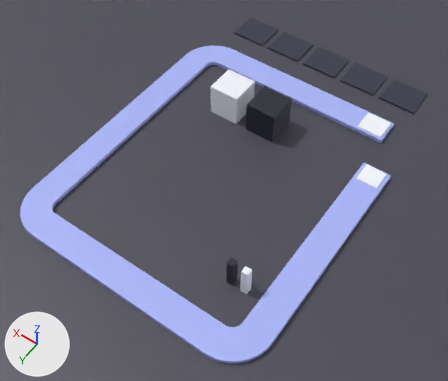
The Blender file source_files/scene.blend as it was, and as the next commit left it.
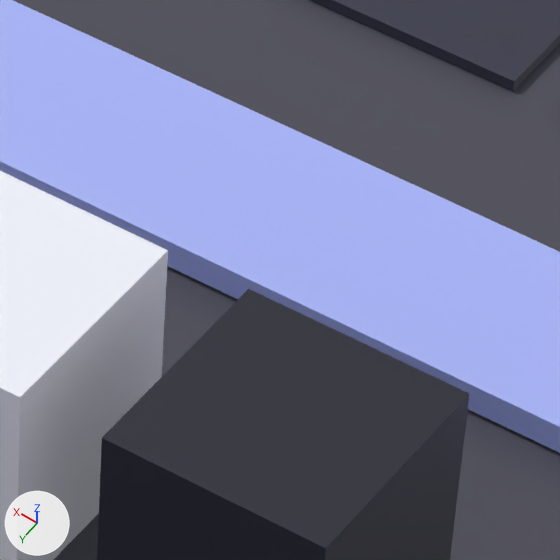
There are two pictures of each version: one whole from a camera (50 mm lens) standing at (-10.12, 17.65, 21.03) and looking at (-0.34, 3.96, -0.48), one close up on the part from 52% to 68% of the width and 13% to 31% of the height. Lighting does not change. The marker at lower left points along +X, +Y and +Z. The last two pictures show the newer version.

Objects in the first close-up: 'Ground_Plane', 'Pig_Dark_Pig_0_0_Body', 'Pig_Light_Pig_0_0_Body', 'Rail_Main', 'Slot_3'.
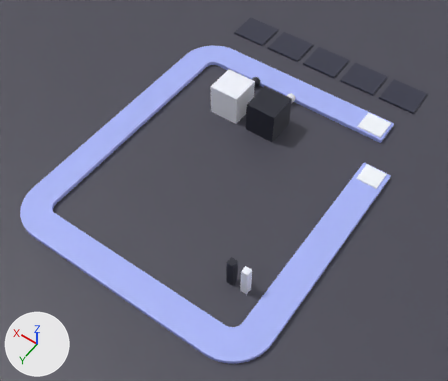
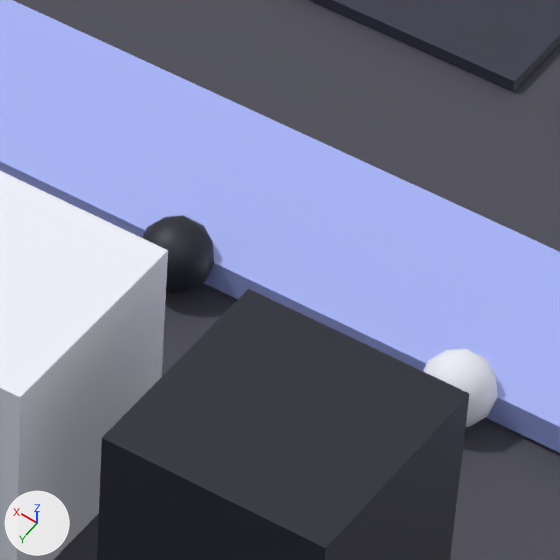
Edits to the bpy script that builds the scene:
```text
Add me_bullet_mesh:
    me_bullet_mesh.from_pydata(...)  # an icosphere of 80 faces spanning x -0.228..0.228, y -0.24..0.24, z -0.24..0.24
    me_bullet_mesh.polygons.foreach_set('use_smooth', [True] * 80)
    me_bullet_mesh.materials.append(mat_light)  # white #f3f5ff
Add ob_bullet_dark:
    ob_bullet_dark = bpy.data.objects.new('Bullet_Dark', me_bullet_mesh)
    ob_bullet_dark.location = (2.0, -2.0, 0.24)
    ob_bullet_dark.material_slots[0].link = 'OBJECT'; ob_bullet_dark.material_slots[0].material = mat_dark  # dark blue #232633
Add ob_bullet_light:
    ob_bullet_light = bpy.data.objects.new('Bullet_Light', me_bullet_mesh)
    ob_bullet_light.location = (0.0, -2.0, 0.24)
    ob_bullet_light.material_slots[0].link = 'OBJECT'; ob_bullet_light.material_slots[0].material = mat_light  # white #f3f5ff
```

Where the change shows, as pixel boxes (x1, y1, x2, y2) in the close-ups (560 x 560 px):
'Bullet_Dark', added
    after: (142, 215, 214, 293)
'Bullet_Light', added
    after: (423, 349, 497, 427)
